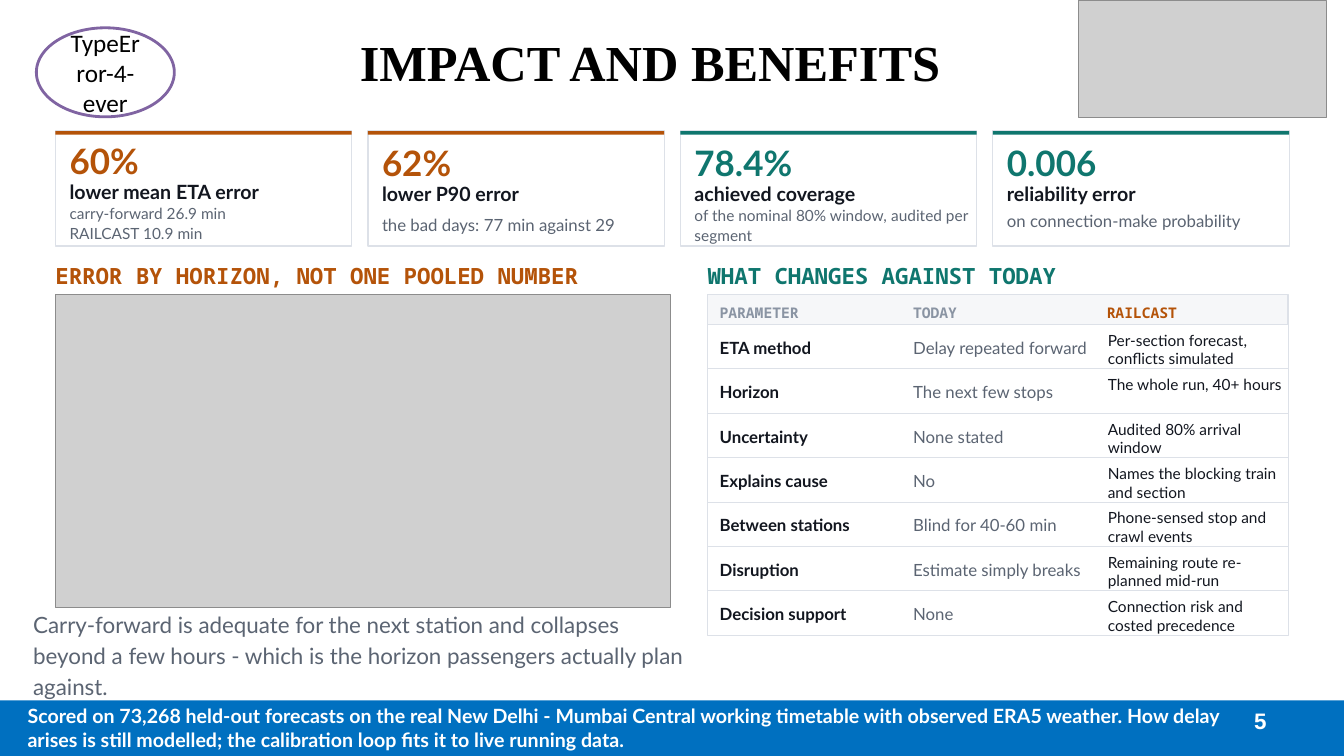
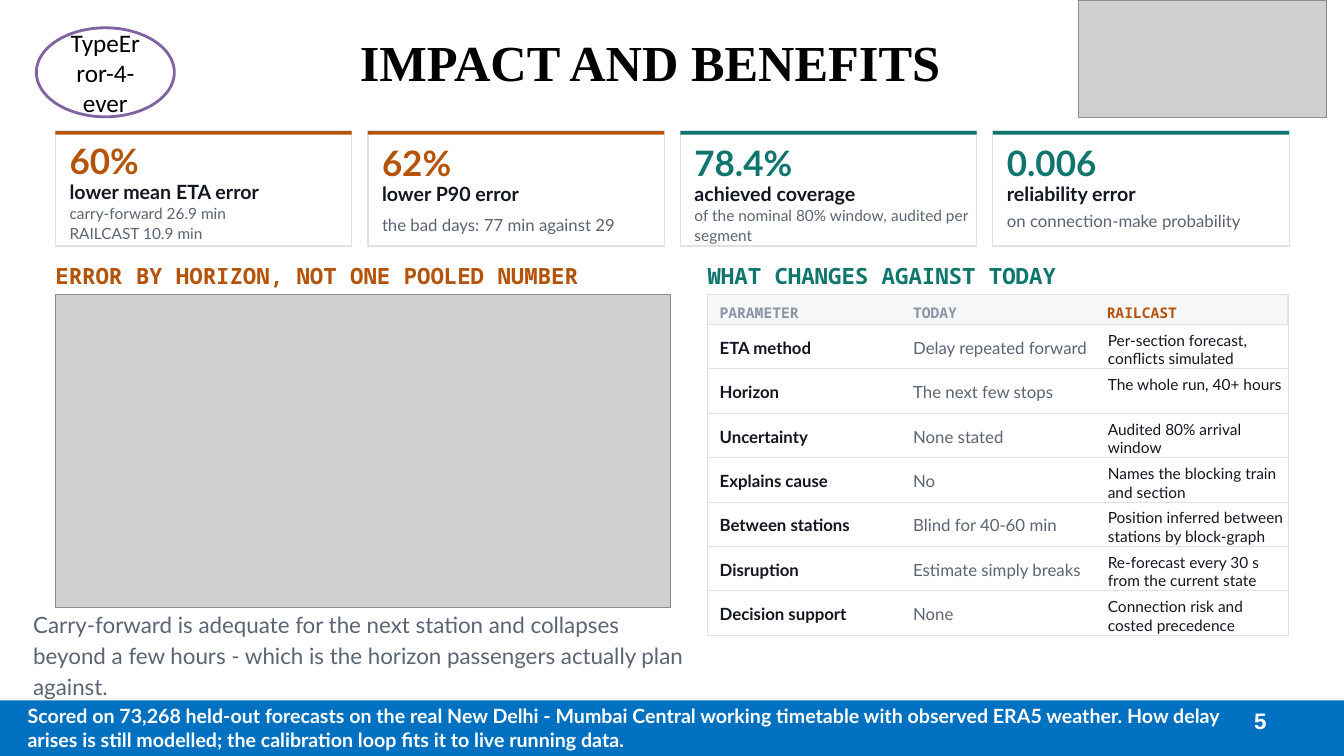
Before and after one commit to TypeError-4-ever/Railcast, a slide deck: slide 5 of deck/RAILCAST_SIH26028_IDEA.pptx. Drawn at 1344x756 pixels with LibreOffice and Linux fonts; fonts in the diff are those of the drawing; grey boxes stand for pictures. Boxes give left, top, right and bottom in pixels: in the first picture for what was removed or moved away, otherwise in the second. Text is boxed around its words. In the diff, an @@ line names an element or a change of style, - is before the commit and + after.

```diff
--- a/deck/RAILCAST_SIH26028_IDEA.pptx
+++ b/deck/RAILCAST_SIH26028_IDEA.pptx
@@ text at (1108,511,1283,564): text changed @@
-Phone-sensed stop and crawl events
+Position inferred between stations by block-graph replay
@@ text at (1108,557,1259,586): text changed @@
-Remaining route re-planned mid-run
+Re-forecast every 30 s from the current state
```
Also in this commit, not shown: 2 other slides changed, 2 other files.
